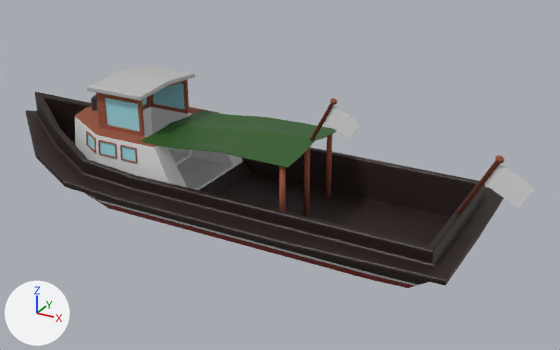
A saved change to the FBX model PA_AR_Nautica/Assets/ModelsFBX/Altona_AR.fbx.
Before and after are seen from a 50 mm camera at (0.808, -1.218, 0.76) aimed at (0.119, 0.033, 0.135). Every picture has the same lights, and +X, +Y and +Z are marked at lower left. The older version comes first.

The first picture shows 'Flag', 'Flag.001', 'RegenPlane', 'Seitenscheiben', 'Ship', 'Wood01', 'Wood02', 'Wood03', 'WoodFlag' and 2 more.
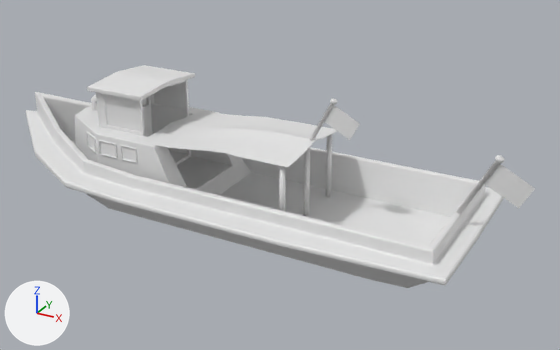
What changed in the scene script:
```text
Change me_cube_009:
    where me_cube_009.from_pydata(...)  # 1854 vertices, 1831 faces; spans x -0.537..0.536, y -0.202..0.202, z -0.011..0.305
    used by ob_ship; location = (0.0, 0.0, 0.0)
    me_cube_009 part 1: all 908 faces that had it switch from mat_dampfer_holz_dunkel (black #210f0a) to mat_dampfer_holz_hell (white #e7e7e7)
    me_cube_009 part 2: all 571 faces that had it switch from mat_dampfer_holz (brown #975039) to mat_dampfer_holz_hell (white #e7e7e7)
    me_cube_009 part 3: all 24 faces that had it switch from mat_dampfer_glas (cyan #9fdde7) to mat_dampfer_holz_hell (white #e7e7e7)
    me_cube_009 part 4: all 94 faces that had it switch from mat_blechdach (grey #b9b9b9) to mat_dampfer_holz_hell (white #e7e7e7)
    me_cube_009 part 5: all 83 faces that had it switch from mat_dampfer_holz_rot (red #871d18) to mat_dampfer_holz_hell (white #e7e7e7)
Change me_cylinder_026:
    where me_cylinder_026.from_pydata(...)  # 320 vertices, 290 faces; spans x 0.4888..0.5607, y -0.0073..0.0078, z 0.1496..0.2734
    remove me_cylinder_026.materials.append(mat_dampfer_holz)  # brown #975039
    add me_cylinder_026.materials.append(mat_dampfer_holz_hell)  # white #e7e7e7
Change me_cylinder_024:
    where me_cylinder_024.from_pydata(...)  # 64 vertices, 34 faces; spans x 0.1907..0.2016, y 0.0929..0.1038, z 0.0782..0.2235
    remove me_cylinder_024.materials.append(mat_dampfer_holz)  # brown #975039
    add me_cylinder_024.materials.append(mat_dampfer_holz_hell)  # white #e7e7e7
Change me_plane_003:
    where me_plane_003.from_pydata(...)  # 154 vertices, 152 faces; spans x -0.118..0.213, y -0.108..0.108, z 0.209..0.238
    remove me_plane_003.materials.append(mat_planestoff)  # dark green #29581c
    add me_plane_003.materials.append(mat_dampfer_holz_hell)  # white #e7e7e7
Change me_plane_006:
    where me_plane_006.from_pydata(...)  # 16 vertices, 12 faces; spans x -0.224..-0.135, y -0.078..0.078, z 0.215..0.277
    remove me_plane_006.materials.append(mat_dampfer_glas)  # cyan #9fdde7
    add me_plane_006.materials.append(mat_dampfer_holz_hell)  # white #e7e7e7
Change me_cylinder_023:
    where me_cylinder_023.from_pydata(...)  # 64 vertices, 34 faces; spans x 0.1907..0.2016, y -0.1028..-0.0919, z 0.0782..0.2235
    remove me_cylinder_023.materials.append(mat_dampfer_holz)  # brown #975039
    add me_cylinder_023.materials.append(mat_dampfer_holz_hell)  # white #e7e7e7
Change me_cylinder_025:
    where me_cylinder_025.from_pydata(...)  # 64 vertices, 34 faces; spans x 0.191..0.202, y -0.005..0.006, z 0.078..0.236
    remove me_cylinder_025.materials.append(mat_dampfer_holz)  # brown #975039
    add me_cylinder_025.materials.append(mat_dampfer_holz_hell)  # white #e7e7e7
```

Boxes [x1, y1, x2, y2] around the edits, measured in the pictures (560 x 350 px):
'RegenPlane', recoloured (dark green to white): [139, 110, 337, 168] in both
'Seitenscheiben', recoloured (cyan to white): [105, 83, 185, 131] in both
'WoodFlag', recoloured: [456, 155, 504, 214] in both
'Wood03', recoloured (brown to white): [303, 147, 310, 216] in both
'Wood02', recoloured (brown to white): [325, 135, 332, 197] in both
'Wood01', recoloured (brown to white): [279, 166, 286, 211] in both
part 1 of me_cube_009, recoloured (black to white): [26, 92, 504, 286] in both
part 2 of me_cube_009, recoloured (brown to white): [75, 79, 219, 163] in both
part 3 of me_cube_009, recoloured (cyan to white): [88, 134, 136, 162] in both
part 4 of me_cube_009, recoloured (grey to white): [87, 65, 195, 101] in both
part 5 of me_cube_009, recoloured: [85, 193, 414, 288] in both
